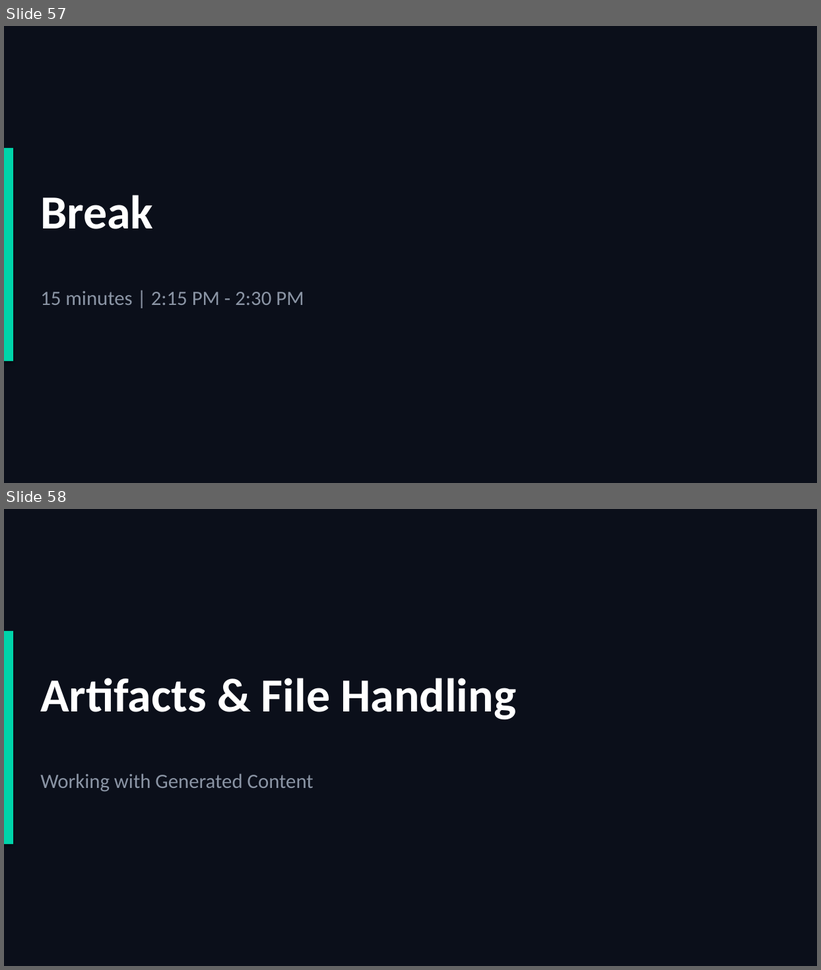
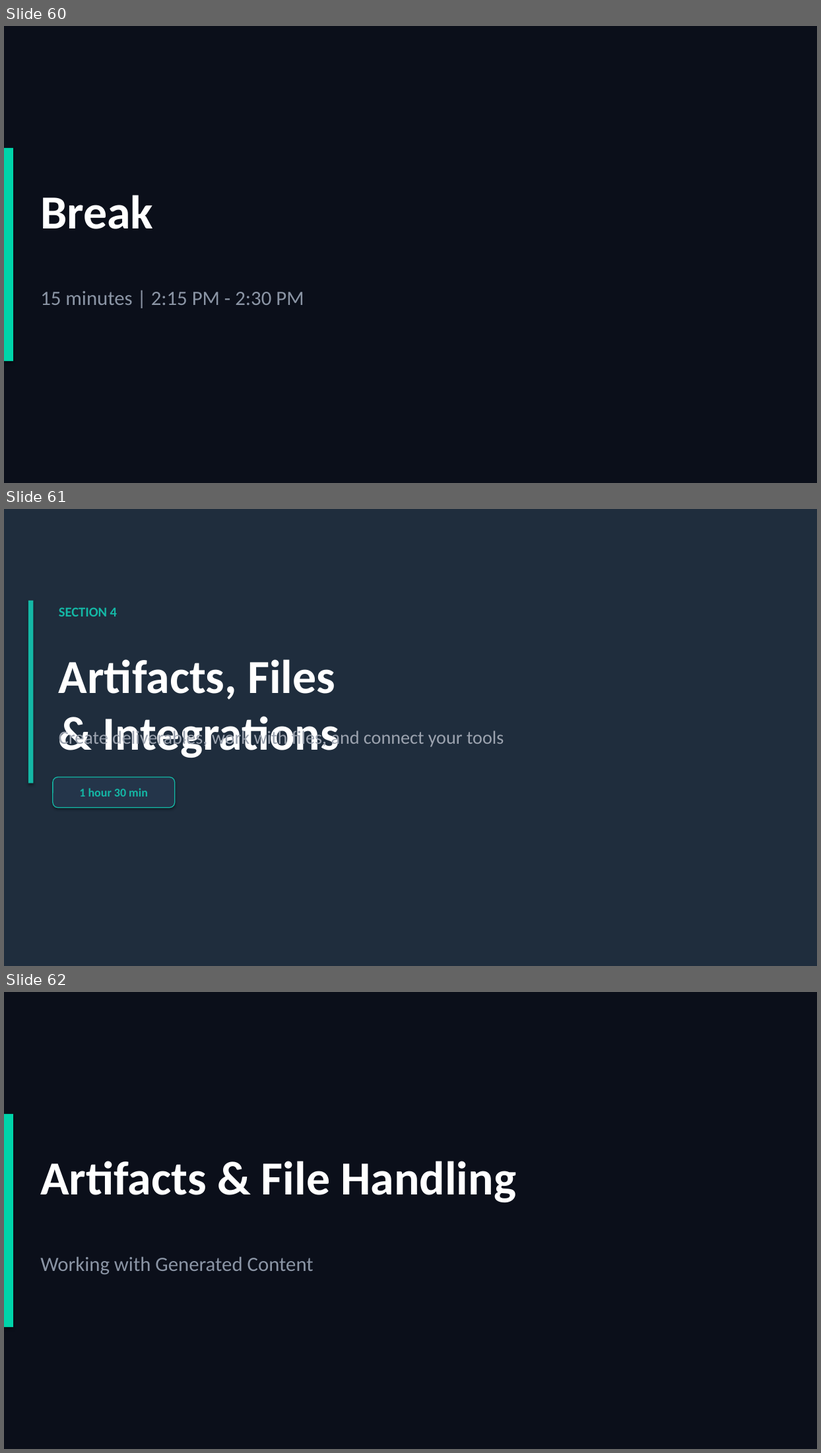
Before and after one commit to scottrhay/AIA-ClaudeCopilot, a slide deck: slides/Day1_Claude_for_Business.pptx. Shown one above the other, each under a label of ours: slides 57 and 58 before the commit, slides 60, 61 and 62 after it. The pictures are 821x970 and 821x1453 pixels, drawn with LibreOffice and Linux fonts; fonts in the diff are those of the drawing. Boxes give left, top, right and bottom in pixels: in the first picture for what was removed or moved away, otherwise in the second. Text is boxed around its words. In the diff, an @@ line names an element or a change of style, - is before the commit and + after.

Commit message:
Day 1: Add 4 section dividers + title consistency — 85 slides
Section dividers (teal accent bar, section number, title, duration):
- Section 1: Claude Interface & Prompt Engineering (2h 30m)
- Section 2: Models, Settings & Projects (1h 30m)
- Section 3: Analysis Prompts & Claude in Excel (1h 15m)
- Section 4: Artifacts, Files & Integrations (1h 30m)

Title fixes: 'What are' → 'What Are' for Projects and Artifacts
Clean ZIP, no repair prompt

```diff
--- a/slides/Day1_Claude_for_Business.pptx
+++ b/slides/Day1_Claude_for_Business.pptx
@@ slide 61 added at [4,509,817,966], background #1F2D3D @@
@@ rectangle added at [28,601,33,784], fill #14B8A6 @@
@@ text added at [59,607,117,617], 16 pt, text #14B8A6, bold @@
+SECTION 4
@@ text added at [59,659,339,758], 56 pt, text #FFFFFF, bold @@
+Artifacts, Files
+& Integrations
@@ text added at [59,728,504,748], 22 pt, text #9CA3AF @@
+Create deliverables, work with files, and connect your tools
@@ rounded rectangle added at [53,778,175,808], fill #24354A, outline #14B8A6 1 pt, 14 pt, text #14B8A6, bold @@
+1 hour 30 min
@@ what was slide 57 is now slide 60 @@
@@ what was slide 58 is now slide 62 @@
```
Also in this commit, not shown: 2 slides changed, 3 other slides added.
